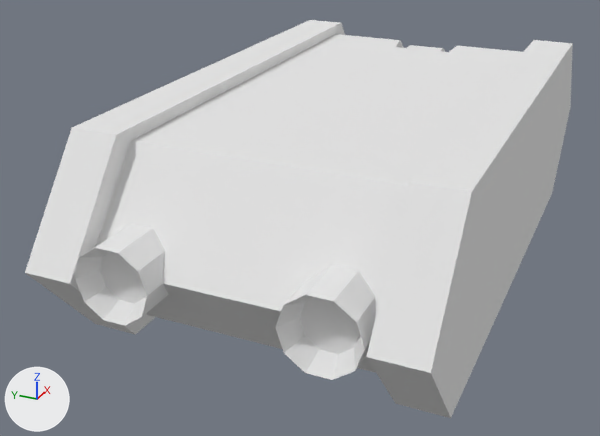
What one commit did to the Blender file asset_sources/courier.blend.
Both versions are drawn from a 50 mm lens placed at (-9.16, -3.28, 3.73), pointed at (-0.41, 0.66, -0.65). The axes (+X, +Y, +Z) are drawn at lower left. The lights are the same throughout.

Script lines for the objects in view, before the commit:
```python
mat_material = diffuse_material('Material')
mat_material.base_color = (0.8, 0.8, 0.8)  # white #e7e7e7
me_cube = bpy.data.meshes.new('Cube')
me_cube.from_pydata(...)  # 84 vertices, 64 faces; spans x -3.84..3.84, y -2.0..0.0, z -1.13..1.13
me_cube.materials.append(mat_material)  # white #e7e7e7
ob_main = bpy.data.objects.new('main', me_cube)
ob_main.location = (0.0, 0.0, 0.0)
_m = ob_main.modifiers.new('Mirror', 'MIRROR')
_m.use_axis = (False, True, False)
_m.use_clip = True
```
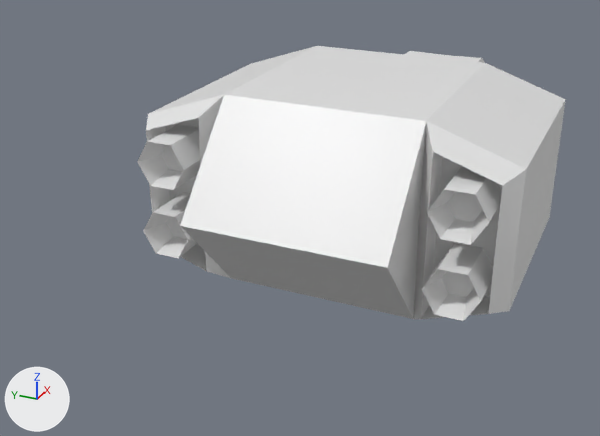
Pixel boxes (x1, y1, x2, y2) of what changed, in the pictures (600 x 436 px):
'main', surface changed, reshaped, modifiers changed (22% narrower, 31% shorter): before (25, 20, 573, 418); after (137, 46, 566, 321)
part 1 of me_cube, rebuilt: before (25, 20, 573, 418); after (146, 46, 566, 319)
part 2 of me_cube, added: after (137, 124, 502, 321)
part 3 of me_cube, deleted: before (75, 224, 375, 380)
part 4 of me_cube, deleted: before (407, 45, 445, 52)

Patch to the scene script:
```diff
--- a/asset_sources/courier.blend.py
+++ b/asset_sources/courier.blend.py
@@ mat_material @@
-mat_material = diffuse_material('Material')
+mat_material = principled_material('Material')
 mat_material.base_color = (0.8, 0.8, 0.8)  # white #e7e7e7
+mat_material.roughness = 0.4
@@ me_cube @@
 # used by ob_main; location = (0.0, 0.0, 0.0)
-me_cube.from_pydata(...)  # 84 vertices, 64 faces; spans x -3.84..3.84, y -2.0..0.0, z -1.13..1.13
+me_cube.from_pydata(...)  # 140 vertices, 90 faces; spans x -2.41..4.26, y -2.18..1.0, z -1.0..1.15
+# me_cube part 1: the loose piece of 42 vertices spanning x -3.84..3.84, y -2.0..0.0, z -1.13..1.13 is rebuilt with 28 vertices and now spans x -2.41..4.26, y -2.18..0.0, z 0.0..1.15
+# me_cube part 2: a new loose piece of 48 vertices spanning x -1.93..-0.84, y -1.98..-1.37, z 0.17..0.69, in mat_material (white #e7e7e7)
+# me_cube part 3: the loose piece of 30 vertices spanning x -3.8..-3.0, y -1.43..-0.64, z -0.38..0.37 is deleted
+# me_cube part 4: the loose piece of 12 vertices spanning x 2.15..3.05, y -0.25..0.0, z 0.23..0.96 is deleted
 me_cube.materials.append(mat_material)
@@ ob_main @@
 _m = ob_main.modifiers.new('Mirror', 'MIRROR')
-_m.use_axis = (False, True, False)
+_m.use_axis = (False, True, True)
 _m.use_clip = True
```
